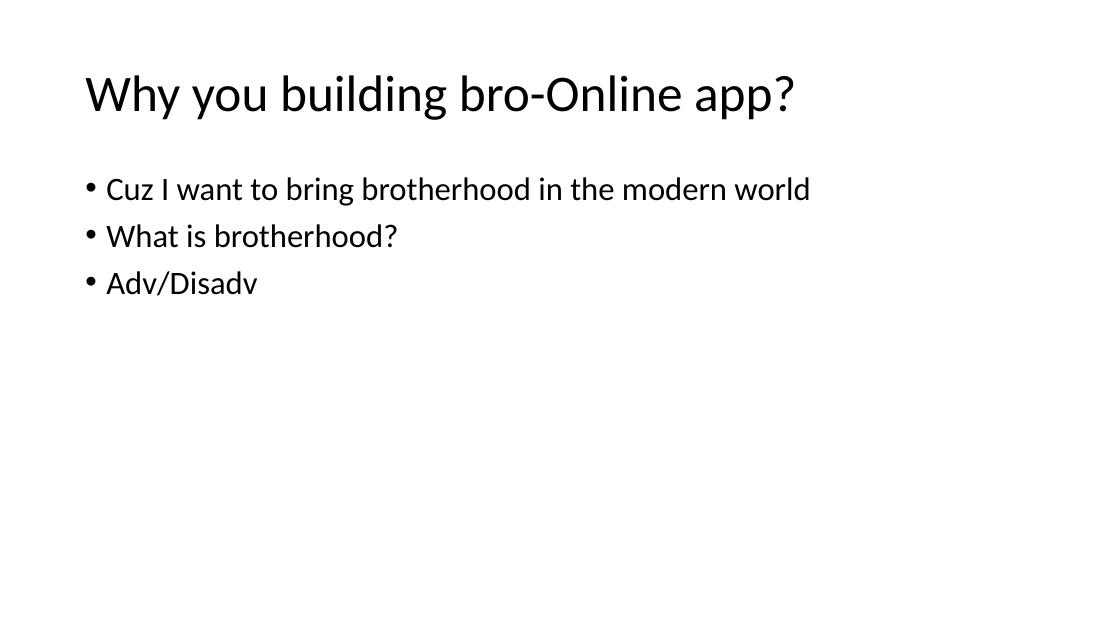
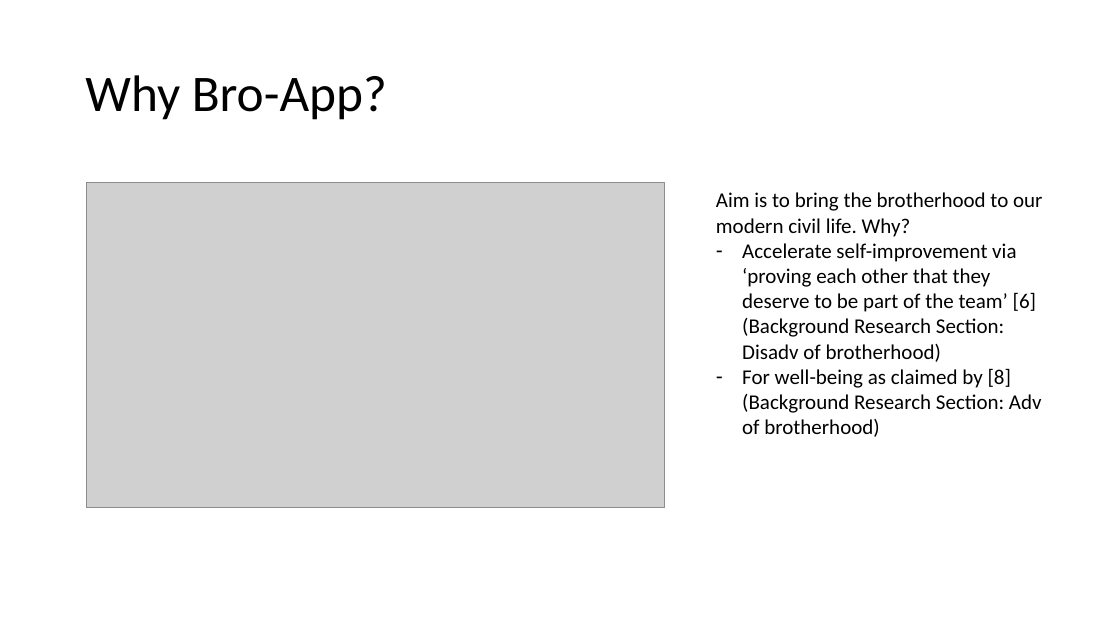
Before and after one commit to AjayaRai/bro-online, a slide deck: slide 4 of Challenge Week/Challenge Week Presentation.pptx (slide 3 before the commit). Drawn at 1120x630 pixels with LibreOffice and Linux fonts; fonts in the diff are those of the drawing; grey boxes stand for pictures. Boxes give left, top, right and bottom in pixels: in the first picture for what was removed or moved away, otherwise in the second. Text is boxed around its words. In the diff, an @@ line names an element or a change of style, - is before the commit and + after.

```diff
--- a/Challenge Week/Challenge Week Presentation.pptx
+++ b/Challenge Week/Challenge Week Presentation.pptx
@@ title at (85, 75, 387, 120): text changed @@
-Why you building bro-Online app?
+Why Bro-App?
@@ text removed at (106, 177, 810, 296) @@
-• Cuz I want to bring brotherhood in the modern world
-• What is brotherhood?
-• Adv/Disadv
@@ picture added at (87, 183, 665, 508) @@
@@ text added at (716, 192, 1042, 437), 18 pt, text #000000 @@
+Aim is to bring the brotherhood to our modern civil life. Why?
+– Accelerate self-improvement via ‘proving each other that they deserve to be part of the team’ [6] (Background Research Section: Disadv of brotherhood)
+– For well-being as claimed by [8] (Background Research Section: Adv of brotherhood)
```
Also in this commit, not shown: 1 other slide changed, 3 slides added, 1 slide removed, 8 other files.
